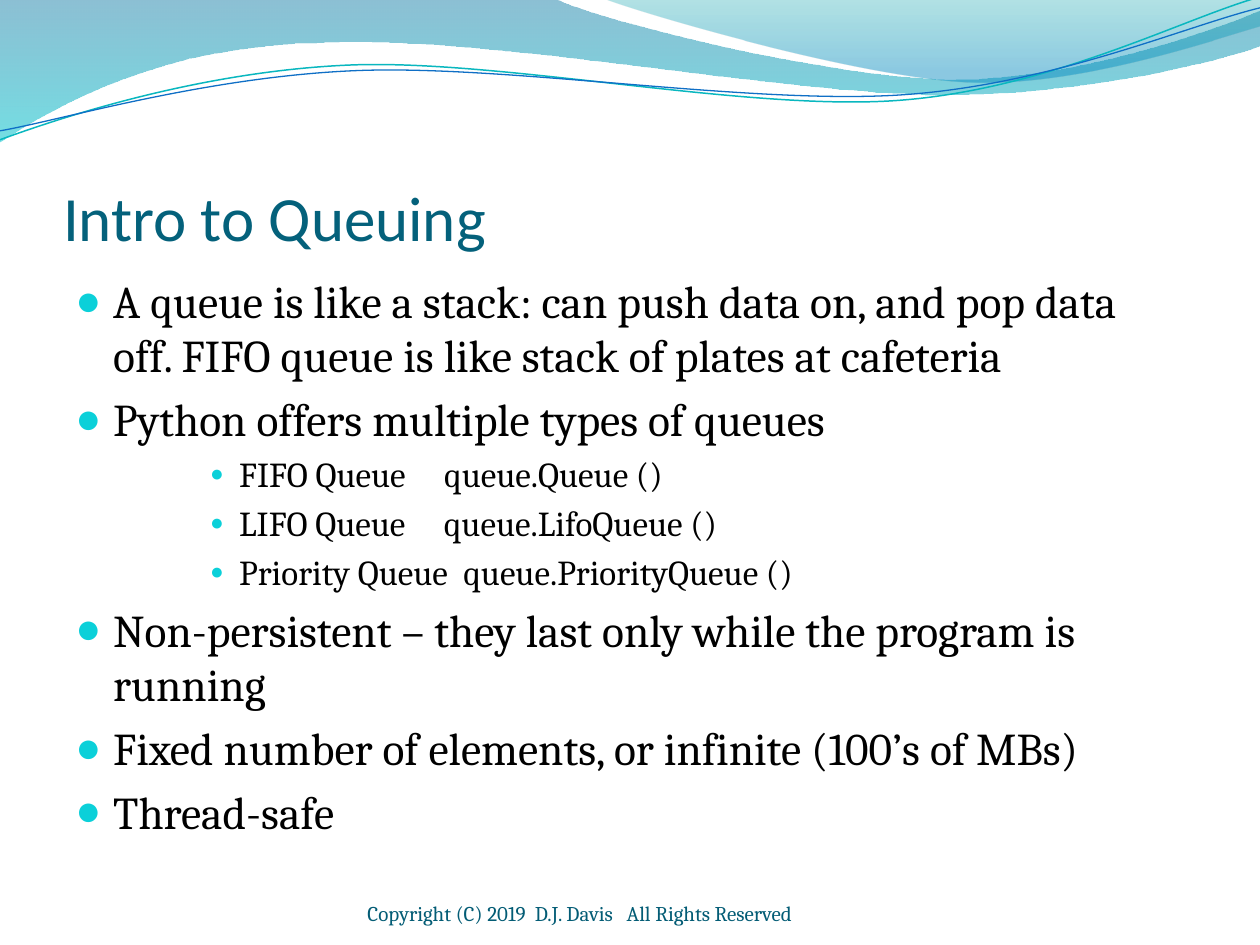
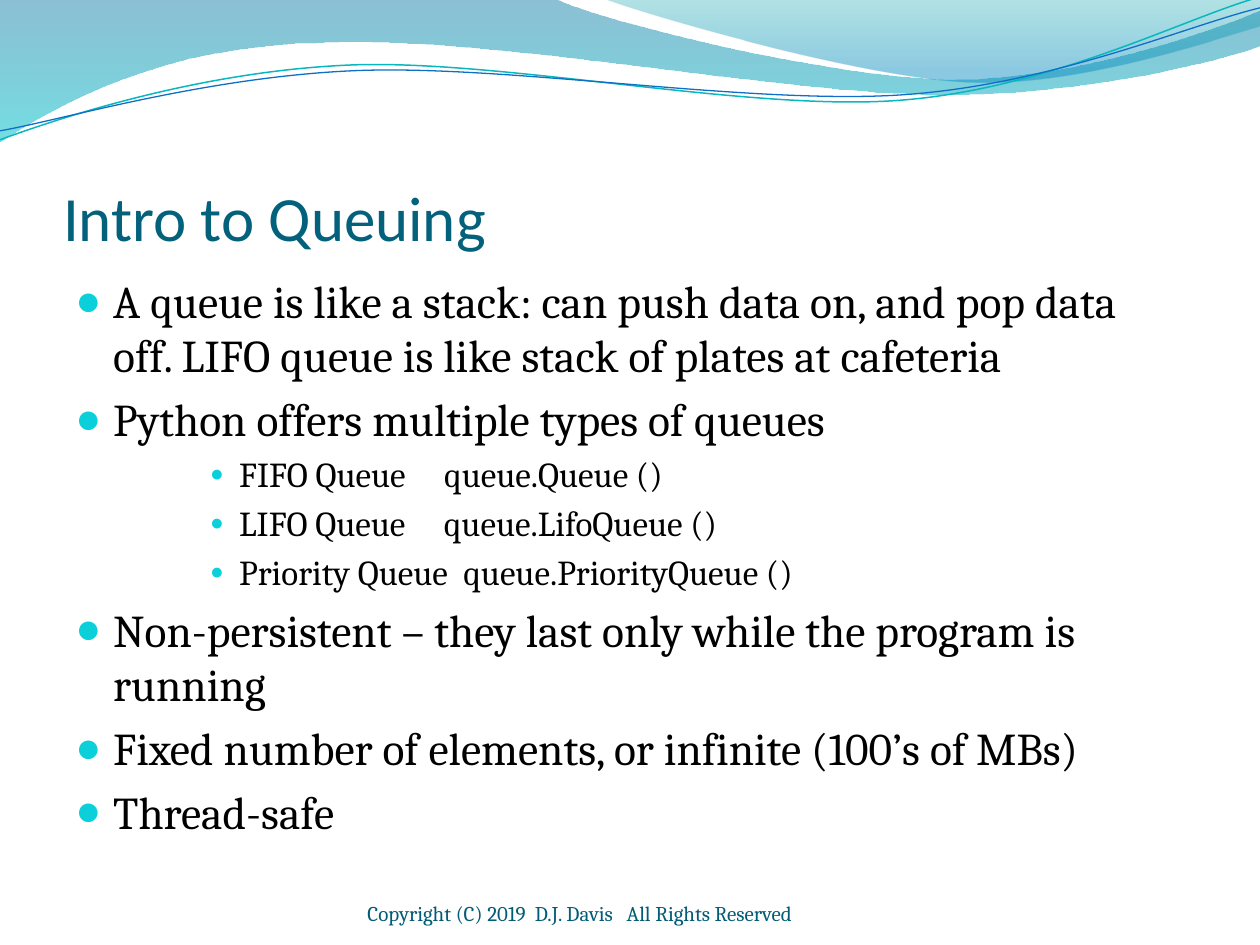
Before and after one commit to ipv3/python-queue-thread-demo, a slide deck: slide 11 of Python-Queues-and-Threads.pptx. Drawn at 1260x945 pixels with LibreOffice and Linux fonts; fonts in the diff are those of the drawing; background and template pictures are left out. Boxes give left, top, right and bottom in pixels: in the first picture for what was removed or moved away, otherwise in the second. Text is boxed around its words. In the diff, an @@ line names an element or a change of style, - is before the commit and + after.

```diff
--- a/Python-Queues-and-Threads.pptx
+++ b/Python-Queues-and-Threads.pptx
@@ text at (x1=113, y1=286, x2=1116, y2=382): text changed @@
-● A queue is like a stack: can push data on, and pop data off. FIFO queue is like stack of plates at cafeteria
+● A queue is like a stack: can push data on, and pop data off. LIFO queue is like stack of plates at cafeteria
```
Also in this commit, not shown: 1 other slide changed, 1 slide added.
